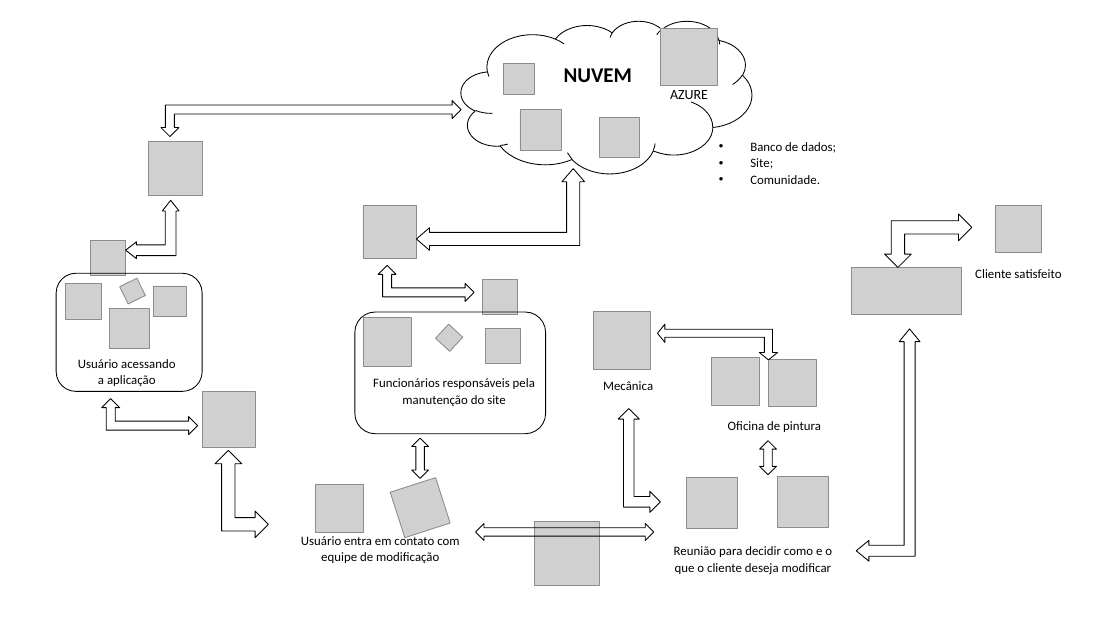
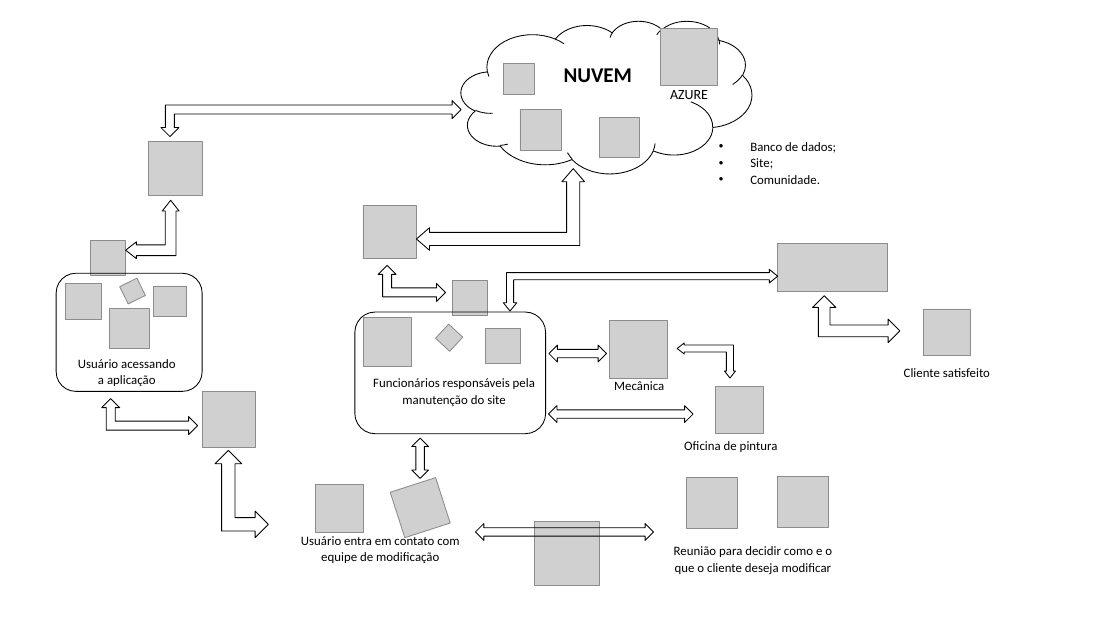
Before and after one commit to jorgeleao123/Trabalho_PI_Semestral, a slide deck: slide 2 of documentacao/HLD_LLD.pptx. Drawn at 1120x630 pixels with LibreOffice and Linux fonts; fonts in the diff are those of the drawing; grey boxes stand for pictures. Boxes give left, top, right and bottom in pixels: in the first picture for what was removed or moved away, otherwise in the second. Text is boxed around its words. In the diff, an @@ line names an element or a change of style, - is before the commit and + after.

Commit message:
alterando detalhes HLD

```diff
--- a/documentacao/HLD_LLD.pptx
+++ b/documentacao/HLD_LLD.pptx
@@ left up arrow: place and size @@
-left up arrow at <box>378,266,474,302</box>
+left up arrow at <box>378,266,445,302</box>
@@ left up arrow at <box>504,269,778,311</box>: mirrored; rotation 180 to 270 degrees @@
@@ picture: place and size @@
-picture at <box>852,267,962,315</box>
+picture at <box>778,244,888,292</box>
@@ picture: place and size @@
-picture at <box>483,280,518,315</box>
+picture at <box>452,280,487,315</box>
@@ left up arrow: place and size @@
-left up arrow at <box>885,214,972,268</box>
+left up arrow at <box>812,296,900,343</box>
@@ left up arrow at <box>812,296,900,343</box>: mirrored @@
@@ picture: place and size @@
-picture at <box>593,312,651,370</box>
+picture at <box>610,321,668,379</box>
@@ picture: place and size @@
-picture at <box>996,205,1043,252</box>
+picture at <box>924,309,971,356</box>
@@ left right arrow added at <box>549,345,607,362</box>, outline #000000 0.75 pt @@
@@ left up arrow: place and size @@
-left up arrow at <box>658,324,778,360</box>
+left up arrow at <box>678,342,736,378</box>
@@ left up arrow at <box>678,342,736,378</box>: proportions changed @@
@@ picture removed at <box>712,357,760,405</box> @@
@@ text "Mecânica": place and size @@
-text "Mecânica" at <box>603,381,653,390</box>
+text "Mecânica" at <box>614,381,664,390</box>
@@ picture: place and size @@
-picture at <box>769,360,817,408</box>
+picture at <box>716,386,764,434</box>
@@ text "Cliente satisfeito": place and size @@
-text "Cliente satisfeito" at <box>975,269,1061,278</box>
+text "Cliente satisfeito" at <box>904,368,990,377</box>
@@ left right arrow added at <box>549,406,693,423</box>, outline #000000 0.75 pt @@
@@ left up arrow removed at <box>618,408,660,513</box> @@
@@ text "Oficina de pintura": place and size @@
-text "Oficina de pintura" at <box>728,421,821,432</box>
+text "Oficina de pintura" at <box>684,441,778,452</box>
@@ left right arrow removed at <box>760,441,777,475</box> @@
```
